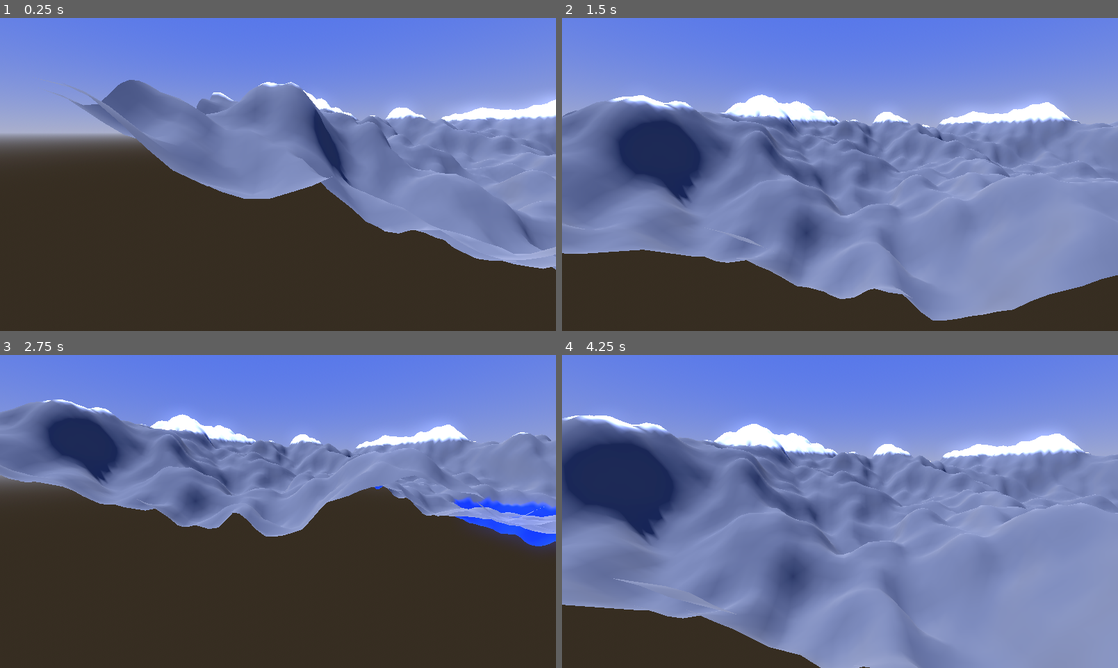
Above: before the commit, frames 1-4 (two rows, left to right).
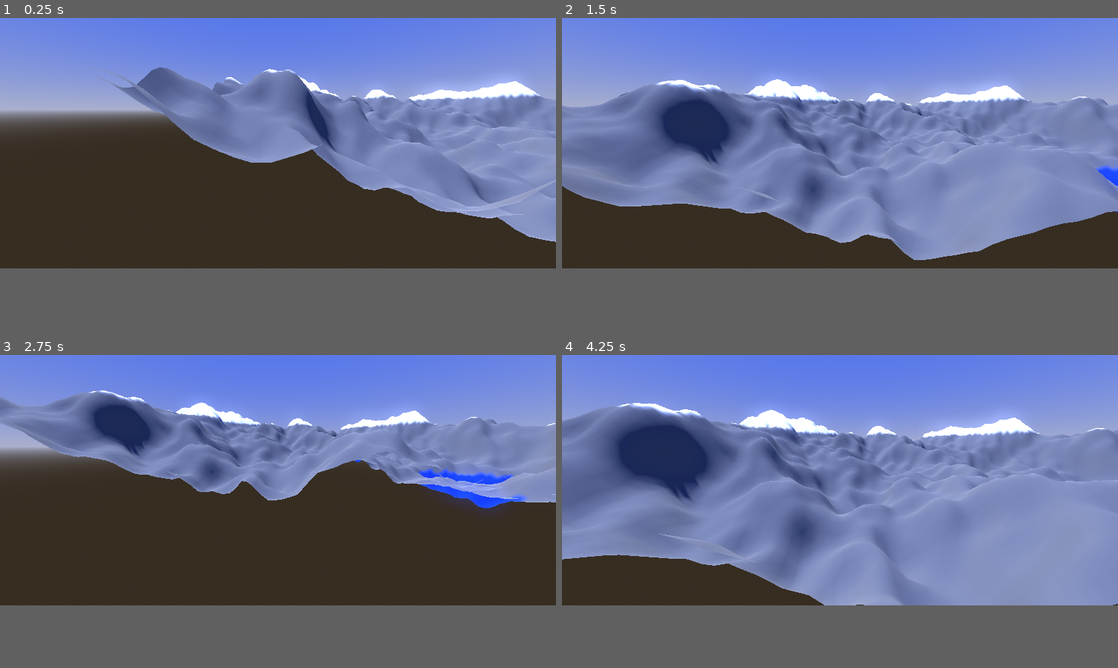
Above: after the commit, the same moments.

Repository: Darius-Gillingham/comp360-group
Game: Godot game, scene res://test3d.tscn
Same seed, same stepped clock (60 frames per second), same inputs: the game is played once before the commit and once after it.
Inputs (mouse positions are in pixels of both pictures, inside the frame that each line leads up to):
- Up to frame 1 (0.25 s): no input
- Up to frame 2 (1.5 s): tap Enter at 0.5 s; move the mouse to (962, 158) at 0.52 s; hold D 0.53-1.28 s; hold Shift (Sprint) 0.53-1.28 s; move the mouse to (728, 190) at 1.27 s; hold S from 1.28 s (still down); tap Q at 1.35 s
- Up to frame 3 (2.75 s): move the mouse to (333, 442) at 2.02 s; release S at 2.03 s; hold D from 2.03 s (still down); hold E from 2.03 s (still down)
- Up to frame 4 (4.25 s): move the mouse to (812, 574) at 2.77 s; release D at 2.78 s; release E at 2.78 s; hold W 2.78-3.53 s; tap Shift (Sprint) at 2.85 s; move the mouse to (1006, 558) at 3.52 s; hold A from 3.53 s (still down); hold Q from 3.53 s (still down)
In our replay, the window is 800x450 before the commit and 800x360 after it. These sizes can differ from the game's own. Grey fills any space a smaller window leaves; there, only what the larger window draws over its background counts as a difference.

The runs differ from the first frame. In frame 1, 22% of the frame differs, in the area x 0-100%, y 15-81%; in frame 2, 37%; in frame 3, 24%; in frame 4, 40%, in the area x 0-100%, y 15-100%.

Commit message:
Group Meeting Tweaks
We met as a group and discussed next best steps.

I included comments to outline places that need work as well as implemented a seperate water mesh.

Diff:
--- a/project.godot
+++ b/project.godot
@@ -17,8 +17,8 @@
 
 [display]
 
-window/size/viewport_width=2048
-window/size/viewport_height=1152
+window/size/viewport_width=1600
+window/size/viewport_height=720
 
 [dotnet]
 
Binary file changed: textMap.png
Binary file added: water_debug_noise.png
Not shown, added: water_debug_noise.png.import
